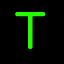
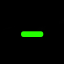
Layered file, before and after one edit (64px x 64px). Changes by layer:
renamed "T" to "-", painted on it over [15, 12, 46, 49]
